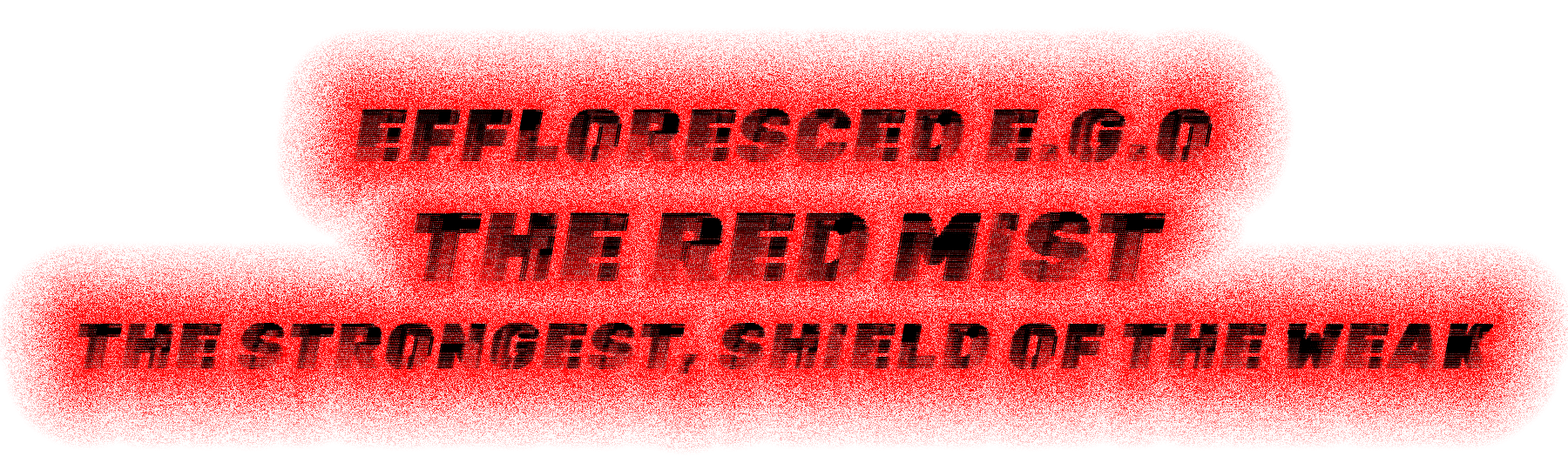
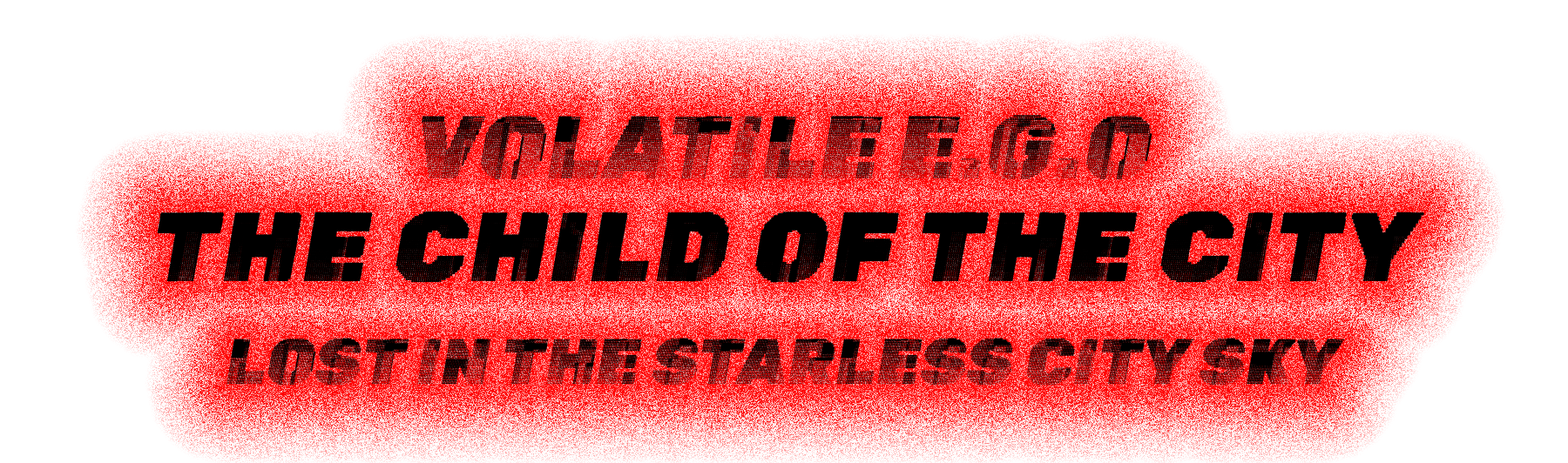
Layer changes from the first 1568px x 463px image to the second:
added layer "Volatile E.G.O" in group "Dit/EGO" over [421, 114, 1153, 180]
hid "Effloresced E.G.O", painted on it over [304, 108, 1264, 180]
painted on "NameSmaller" over [156, 210, 1426, 284]
painted on "Subtitle" over [77, 323, 1494, 386]